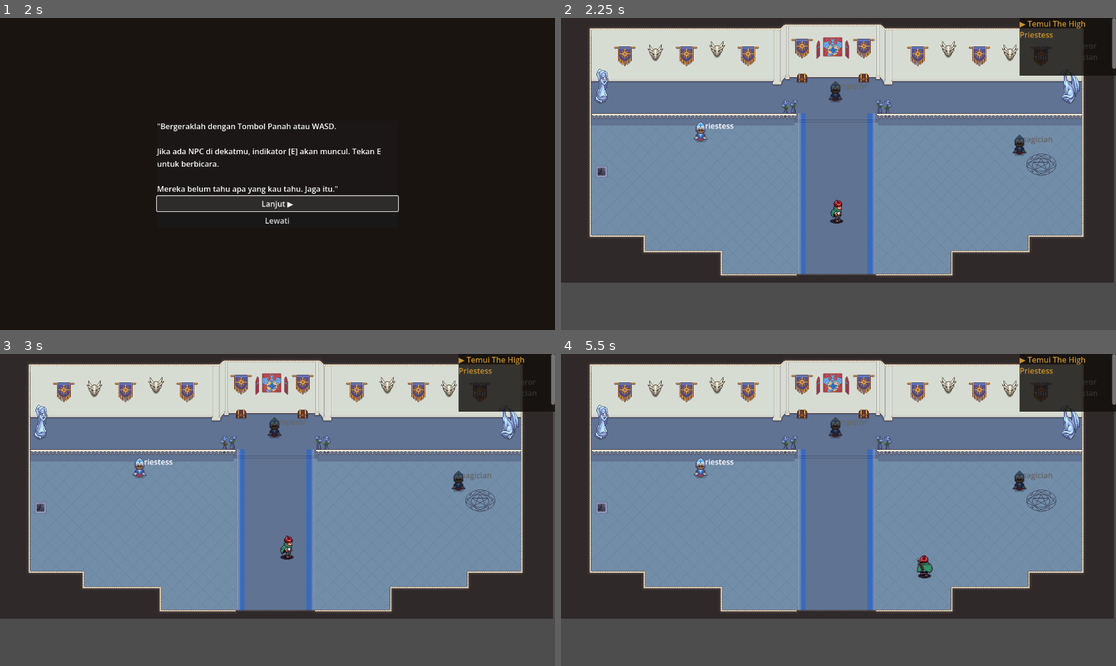
Above: before the commit, frames 1-4 (two rows, left to right).
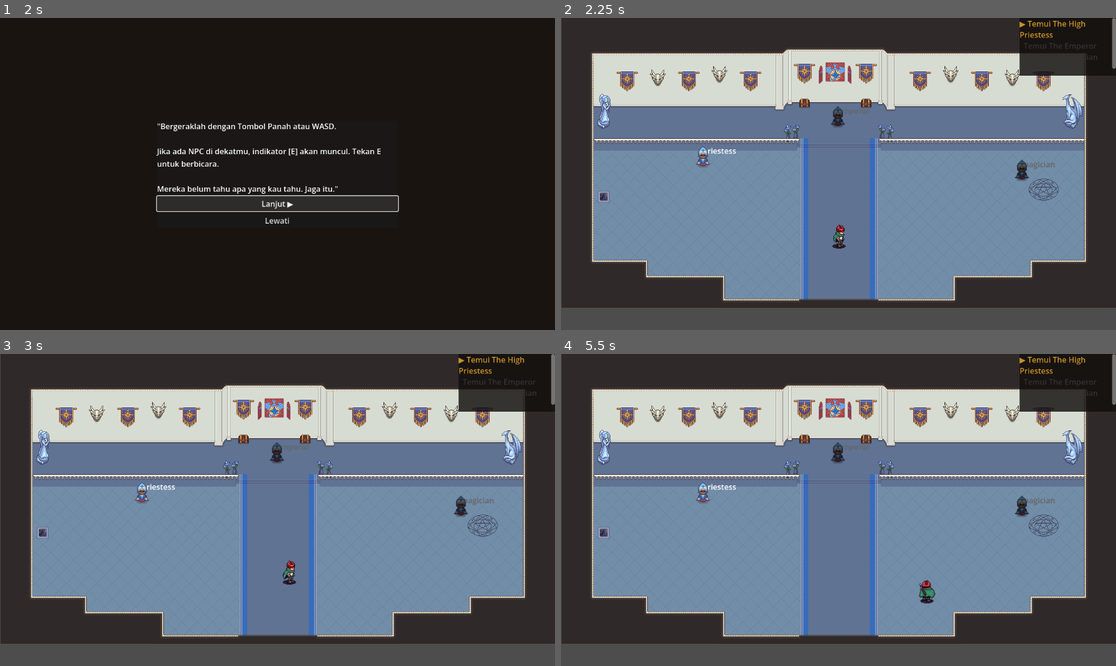
Above: after the commit, the same moments.

Repository: Jofadlan/the-jester-zero-hour
Game: Godot game, scene res://scenes/MainMenu.tscn
Two runs of this game, one before a commit and one after it. Both use one fixed random seed, a clock stepped at 60 frames per second and the inputs below.
Inputs:
- Up to frame 1 (2 s): click "Mainkan Story" at 0.5 s; click "Lanjut ▶" at 1.25 s
- Up to frame 2 (2.25 s): click "Lewati" at 2 s
- Up to frame 3 (3 s): tap Enter at 2.75 s; hold Right (ui_right) from 2.78 s (still down); hold E (interact) from 2.78 s (still down)
- Up to frame 4 (5.5 s): release Right (ui_right) at 3.53 s; release E (interact) at 3.53 s; hold Down (ui_down) 3.53-4.28 s; tap Left (jalan) at 3.6, 5.1 s; hold Right (ui_right) 4.28-5.03 s; hold E (interact) 4.28-5.03 s; hold Up (ui_up) from 5.03 s (still down)

Frame 1 is identical in both runs. In frame 2, 40% of the frame differs, in the area x 0-100%, y 0-93%; in frame 3, 40%; in frame 4, 40%.

Commit message:
fix : camera position

Diff:
--- a/scenes/RoyalHall.tscn
+++ b/scenes/RoyalHall.tscn
@@ -439,7 +439,15 @@
 position = Vector2(578, 511)
 
 [node name="Camera2D" type="Camera2D" parent="." unique_id=1310065409]
-position = Vector2(580, 430)
+position = Vector2(577, 327)
+limit_left = 37
+limit_top = 106
+limit_right = 1113
+limit_bottom = 650
+limit_smoothed = true
+drag_left_margin = 0.0
+drag_top_margin = 0.0
+editor_draw_limits = true
 
 [node name="NPCs" type="Node2D" parent="." unique_id=64470308]
 position = Vector2(200, 350)
